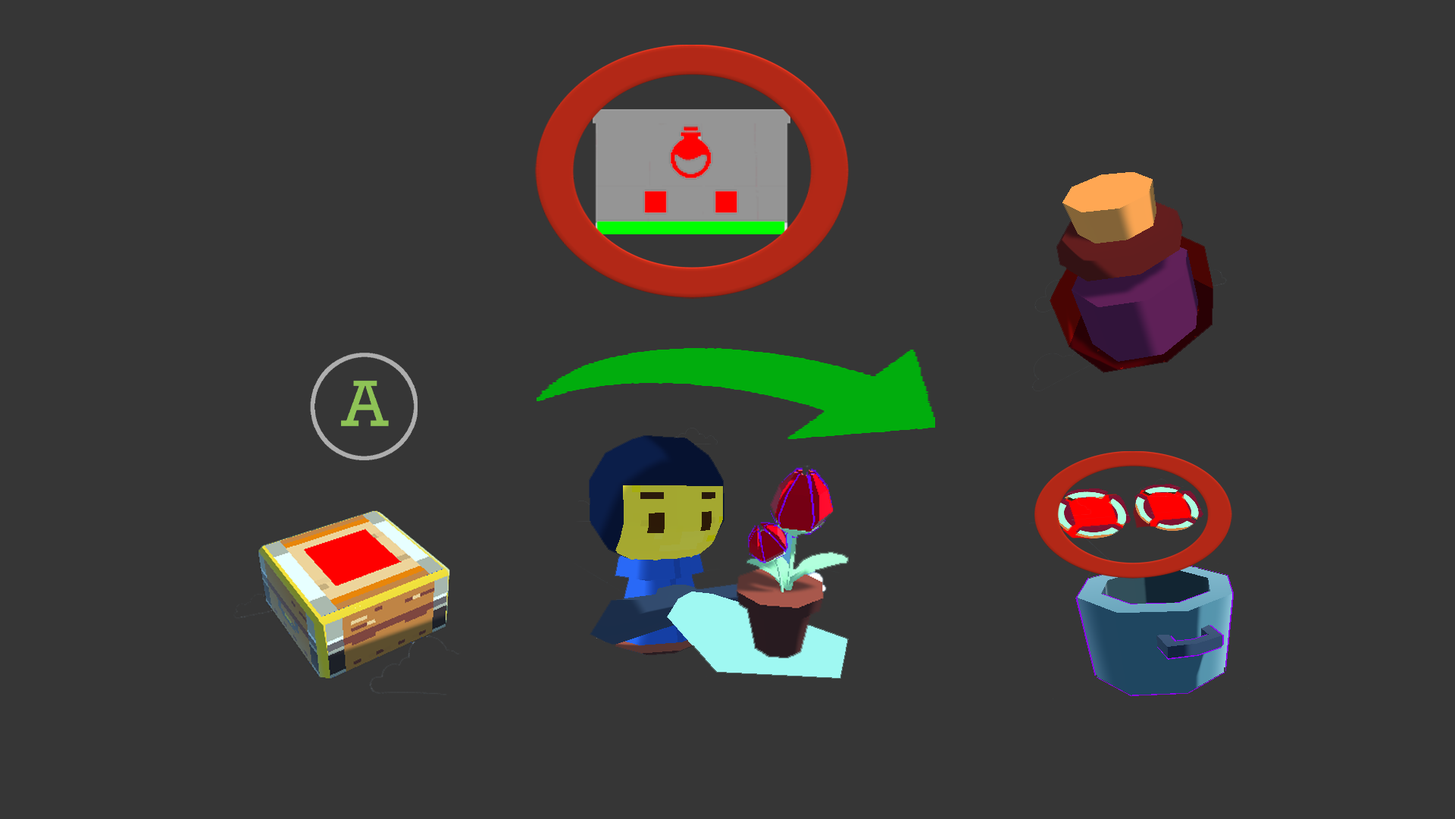
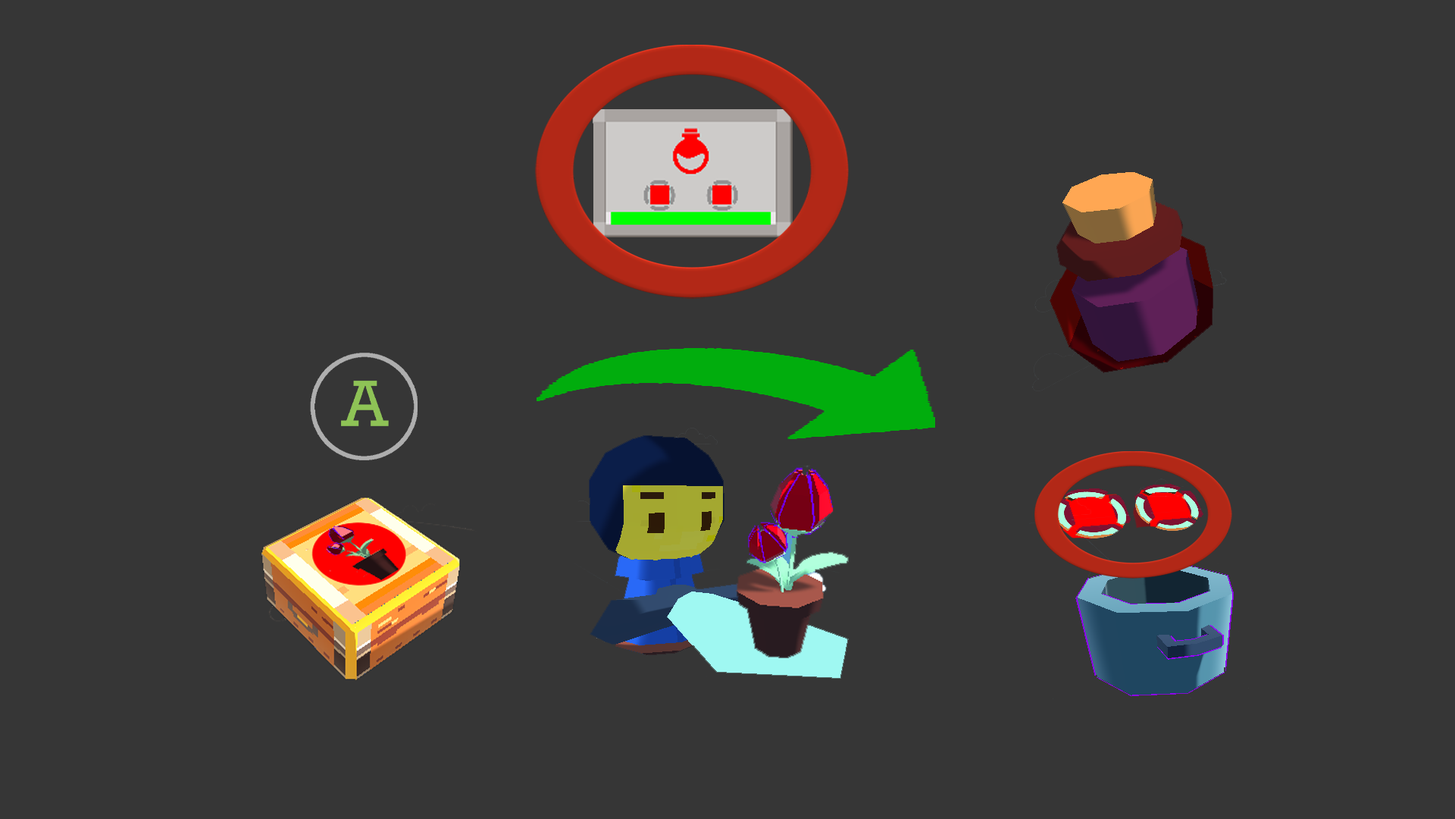
Layer changes from the first 1455 x 819 image to the second:
added layer "FlowerCrate" above "OrderMenu" over [260, 496, 475, 681]
added layer "OrderMenu" above "Seed copy 3" over [593, 109, 793, 238]
hid "Chest" over [233, 509, 462, 696]
